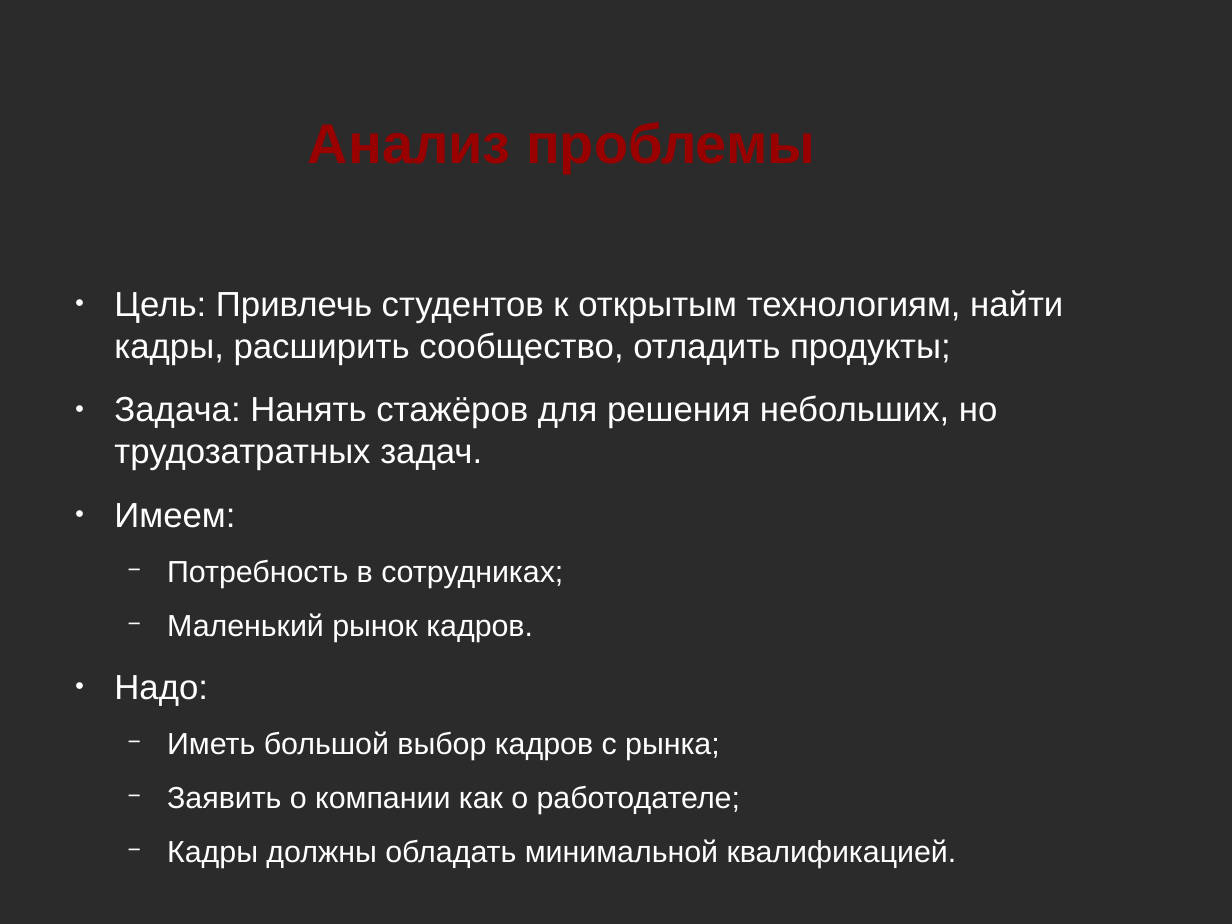
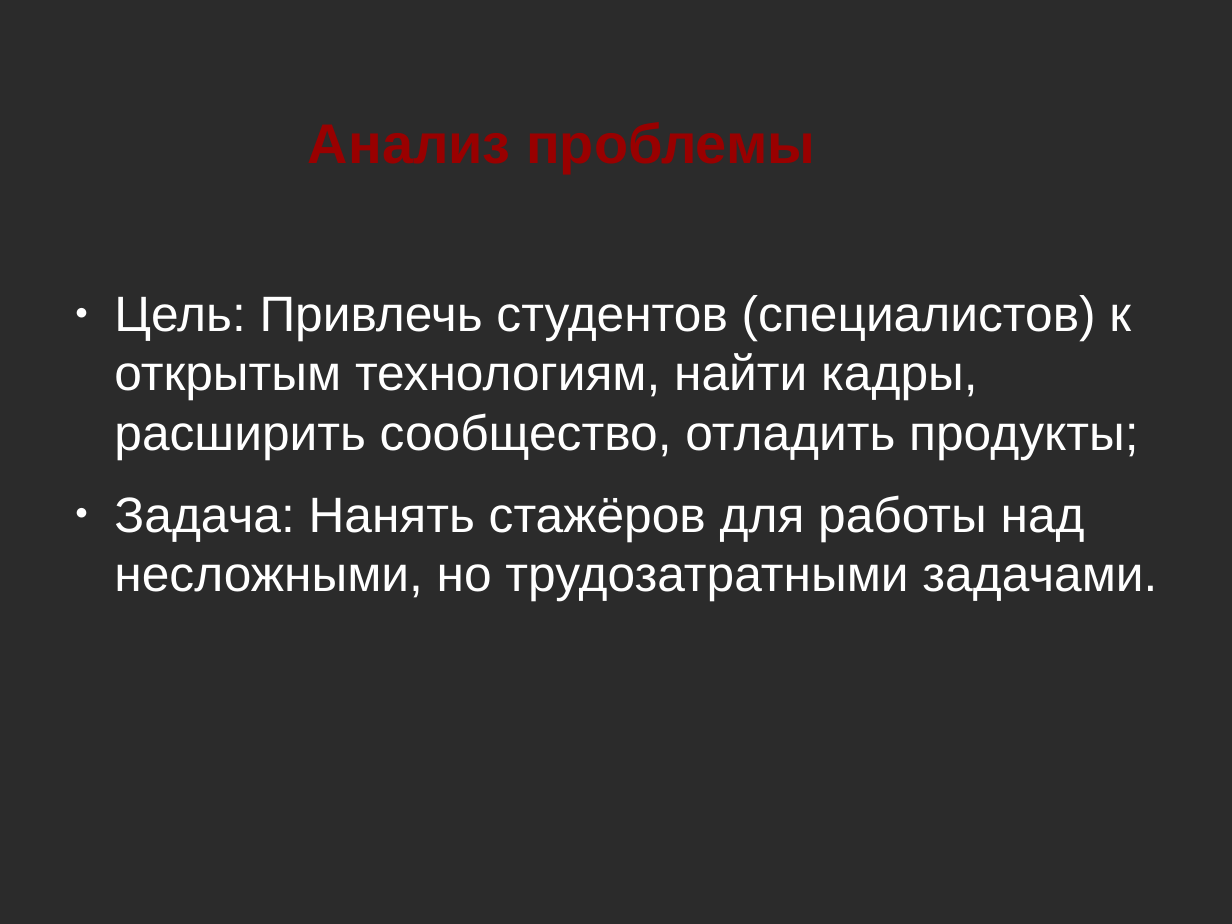
Before and after one commit to NIR-Ginko/presentations, a slide deck: slide 2 of 2020-02-07 ALT Join and community/ALT Join and community.odp (slide 3 before the commit). Drawn at 1232x924 pixels with LibreOffice and Linux fonts; fonts in the diff are those of the drawing; background and template pictures are left out; a plain dark background stands for a picture behind light text. Boxes give left, top, right and bottom in pixels: in the first picture for what was removed or moved away, otherwise in the second. Text is boxed around its words. In the diff, an @@ line names an element or a change of style, - is before the commit and + after.

Commit message:
Presentation updated

```diff
--- a/2020-02-07 ALT Join and community/ALT Join and community.odp
+++ b/2020-02-07 ALT Join and community/ALT Join and community.odp
@@ text at [114,295,1157,601]: text changed; size 22.4 to 32 pt @@
-● Цель: Привлечь студентов к открытым технологиям, найти кадры, расширить сообщество, отладить продукты;
-● Задача: Нанять стажёров для решения небольших, но трудозатратных задач.
-● Имеем:
-  − Потребность в сотрудниках;
-  − Маленький рынок кадров.
-● Надо:
-  − Иметь большой выбор кадров с рынка;
-  − Заявить о компании как о работодателе;
-  − Кадры должны обладать минимальной квалификацией.
+● Цель: Привлечь студентов (специалистов) к открытым технологиям, найти кадры, расширить сообщество, отладить продукты;
+● Задача: Нанять стажёров для работы над несложными, но трудозатратными задачами.
```
Also in this commit, not shown: 4 other slides changed, 2 slides removed.
